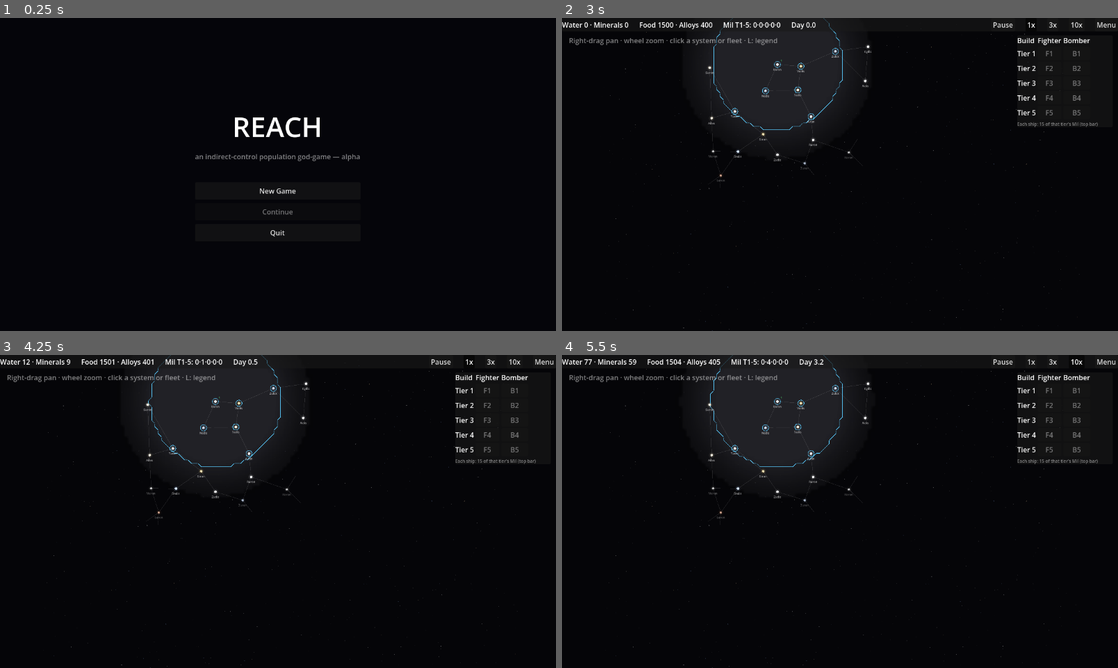
Above: before the commit, frames 1-4 (two rows, left to right).
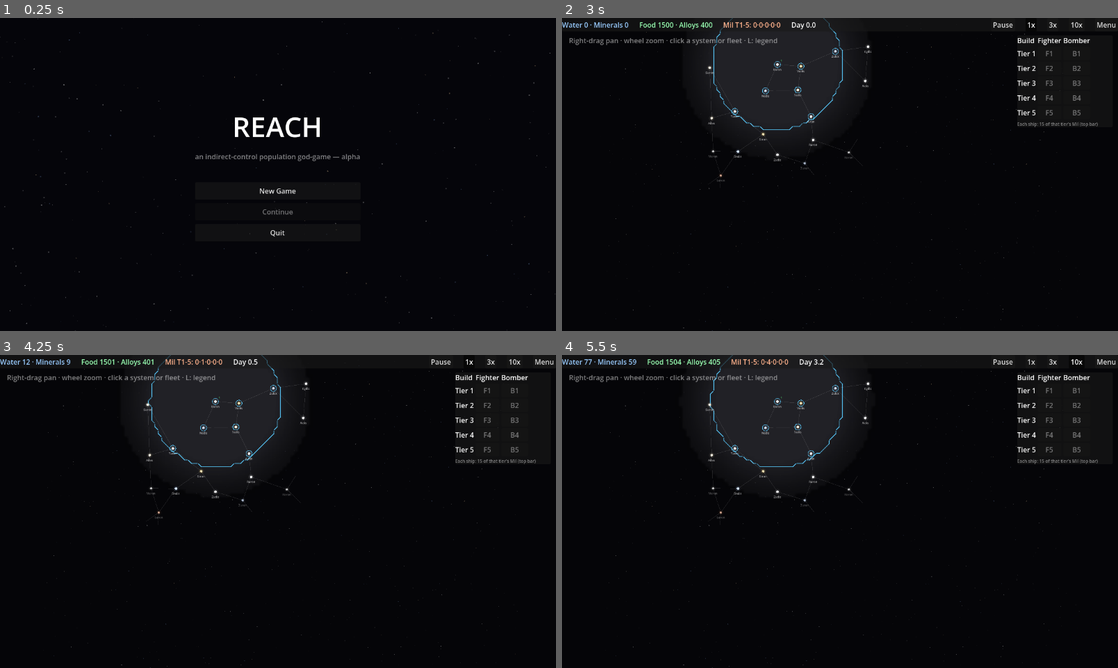
Above: after the commit, the same moments.

Repository: evyatarmitz/reach
Game: Godot game, scene res://menu/menu.tscn
The game is run twice, just before and just after one commit, with the same random seed, the same clock (stepped at 60 frames per second) and the same inputs.
Inputs:
- Up to frame 1 (0.25 s): no input
- Up to frame 2 (3 s): click "New Game" at 0.5 s; click "Normal" at 1.25 s; click "Normal" at 2 s; click "Start" at 2.75 s
- Up to frame 3 (4.25 s): click "1x" at 3.5 s
- Up to frame 4 (5.5 s): click "3x" at 4.25 s; click "10x" at 5 s

The runs differ from the first frame. In frame 1, less than 0.1% of the frame differs, in the area x 0-100%, y 0-100%; in frame 2, 0.4%; in frame 3, 0.4%; in frame 4, 0.4%, in the area x 0-51%, y 1-36%.

Commit message:
0.45.0 - polish: border glow, colour-coded resource bar, menu starfield
- Contested borders get a soft wide translucent underlay under the crisp core line,
  so seams read as glowing frontiers.
- Top resource bar colour-codes its groups — raw (blue), goods (green), military
  (warm) — so the eye separates the three economies at a glance.
- The landing page now paints the same deep-space fill + seeded starfield behind
  its UI (drawn in the menu Control's _draw), matching the in-game look.

main.gd + menu.gd parse-checked; autoshot + menushot verified.

Diff:
--- a/desktop/game/main.gd
+++ b/desktop/game/main.gd
@@ -663,6 +663,11 @@
 	if _fog_tex != null:
 		draw_texture_rect(_fog_tex, _fog_rect, false)
 	# Deformed influence borders (already fog-gated to VR in _recompute_borders).
+	# Two passes: a wide translucent underlay for a soft glow, then the crisp core.
+	for seg in _border_segments:
+		var gc: Color = seg[2]
+		gc.a = 0.22
+		draw_line(seg[0], seg[1], gc, 5.0)
 	for seg in _border_segments:
 		draw_line(seg[0], seg[1], seg[2], 2.0)
 	# Lanes: full between two known systems; HALF (out to the midpoint) when one
@@ -868,6 +873,10 @@
 	day_label = Label.new()
 	for l in [raw_label, goods_label, mil_label, day_label]:
 		bar.add_child(l)
+	# Colour-code the groups so the eye separates raw / goods / military at a glance.
+	raw_label.modulate = Color(0.6, 0.8, 1.0)     # T0 raw — cool blue
+	goods_label.modulate = Color(0.6, 1.0, 0.7)   # T1 goods — green
+	mil_label.modulate = Color(1.0, 0.7, 0.55)    # military — warm
 
 	hint_label = Label.new()
 	hint_label.modulate = Color(1, 1, 1, 0.5)
--- a/desktop/menu/menu.gd
+++ b/desktop/menu/menu.gd
@@ -13,6 +13,30 @@
 var _size_opt: OptionButton
 var _empire_opt: OptionButton
 var _diff_opt: OptionButton
+var _stars: Array = []   # backdrop starfield [pos, radius, Color]
+
+
+# Deep-space backdrop behind the menu UI: a dark fill plus a seeded starfield, so
+# the landing page matches the in-game look. Drawn on the Control's own canvas item
+# (children — the title/buttons — draw on top).
+func _draw() -> void:
+	var sz := size
+	draw_rect(Rect2(Vector2.ZERO, sz), Color(0.02, 0.02, 0.04))
+	if _stars.is_empty() and sz.x > 1.0:
+		var rng := RandomNumberGenerator.new()
+		rng.seed = 424242
+		for i in 260:
+			var p := Vector2(rng.randf_range(0.0, sz.x), rng.randf_range(0.0, sz.y))
+			var a := rng.randf_range(0.05, 0.35)
+			var col := Color(1, 1, 1, a)
+			var tint := rng.randf()
+			if tint < 0.16:
+				col = Color(0.6, 0.75, 1.0, a)
+			elif tint < 0.28:
+				col = Color(1.0, 0.85, 0.65, a)
+			_stars.append([p, rng.randf_range(0.5, 1.7), col])
+	for s in _stars:
+		draw_circle(s[0], s[1], s[2])
 
 
 func _ready() -> void:
@@ -20,10 +44,9 @@
 	if "--autoshot" in OS.get_cmdline_user_args():
 		get_tree().change_scene_to_file.call_deferred("res://game/main.tscn")
 		return
-	var bg := ColorRect.new()
-	bg.color = Color(0.02, 0.02, 0.04)
-	bg.set_anchors_preset(Control.PRESET_FULL_RECT)
-	add_child(bg)
+	# Background (deep-space fill + starfield) is painted in _draw(), behind the UI
+	# children added below. queue_redraw once the size is known.
+	call_deferred("queue_redraw")
 
 	var center := CenterContainer.new()
 	center.set_anchors_preset(Control.PRESET_FULL_RECT)
